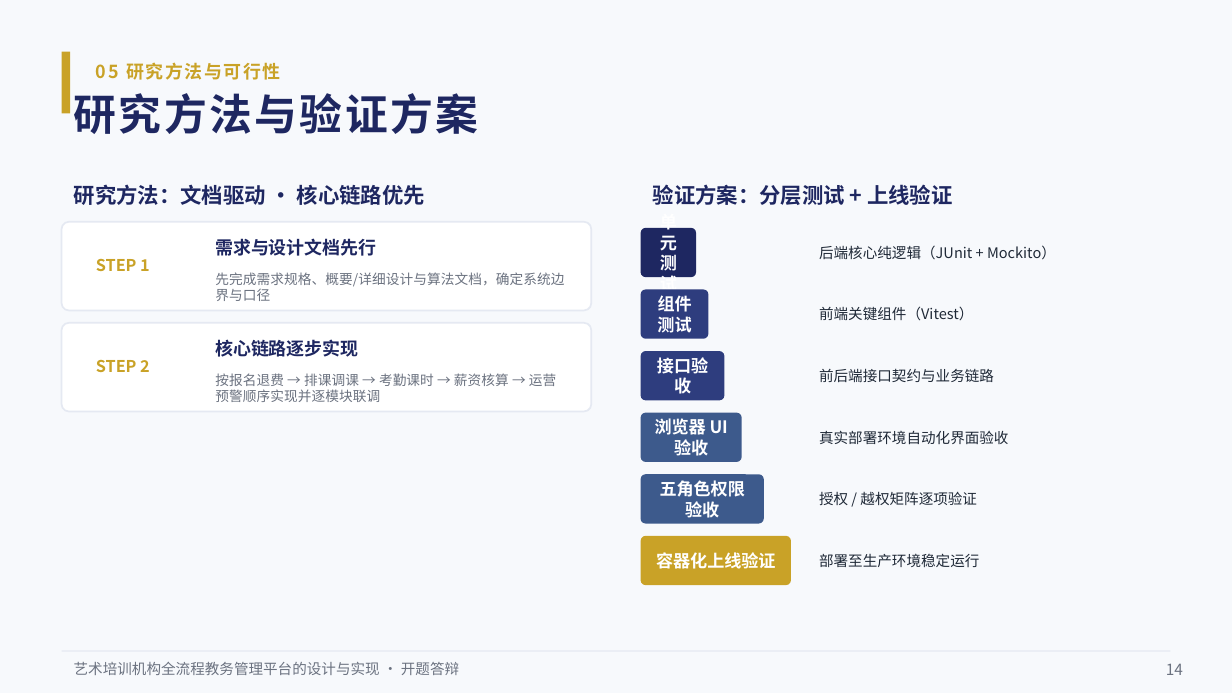
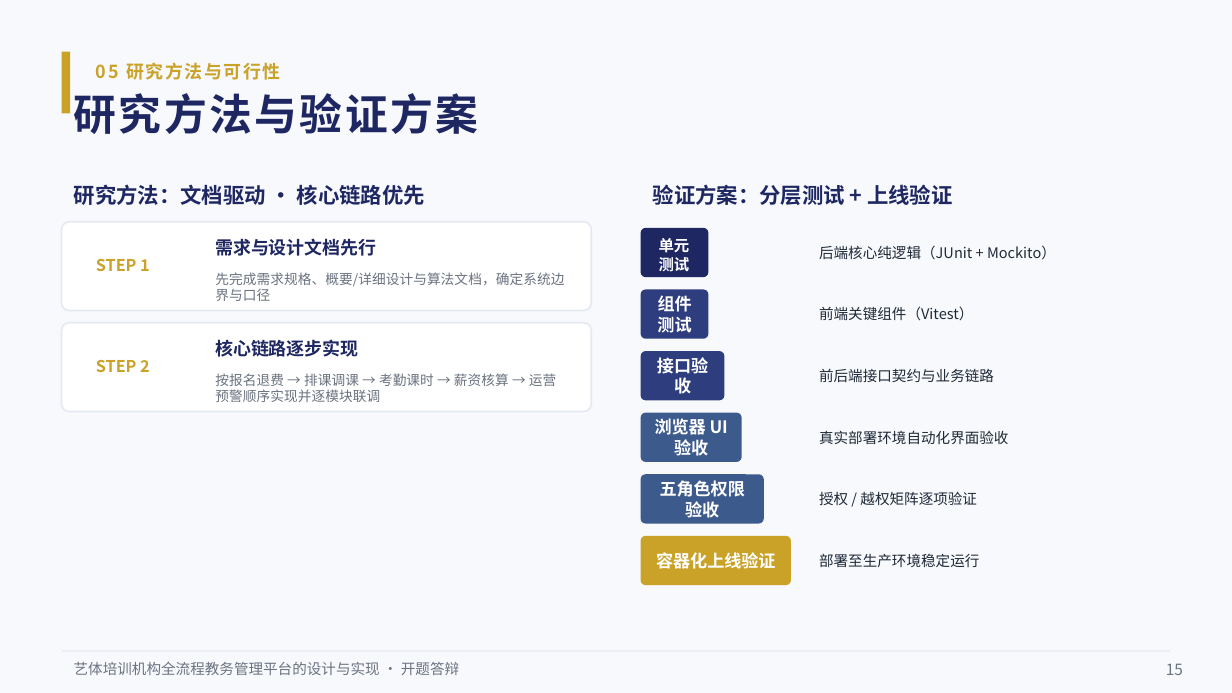
Before and after one commit to BYNekoNay/educational-administration, a slide deck: slide 15 of docs/defence/艺培通开题答辩.pptx (slide 14 before the commit). Drawn at 1232x693 pixels with LibreOffice and Linux fonts; fonts in the diff are those of the drawing. Boxes give left, top, right and bottom in pixels: in the first picture for what was removed or moved away, otherwise in the second. Text is boxed around its words. In the diff, an @@ line names an element or a change of style, - is before the commit and + after.

Commit message:
docs: 毕设文档更新——开题报告按新任务书（艺体）重写、新增文献综述与文献库、答辩材料同步

```diff
--- a/docs/defence/艺培通开题答辩.pptx
+++ b/docs/defence/艺培通开题答辩.pptx
@@ text "单元测试" at (659, 238, 690, 272): size 10 to 9 pt @@
@@ rounded rectangle: place and size @@
-rounded rectangle at (641, 228, 696, 277)
+rounded rectangle at (641, 228, 708, 277)
@@ text at (74, 662, 459, 675): text changed @@
-艺术培训机构全流程教务管理平台的设计与实现 · 开题答辩
+艺体培训机构全流程教务管理平台的设计与实现 · 开题答辩
@@ text at (1166, 663, 1183, 675): text changed @@
-14
+15
```
Also in this commit, not shown: 16 other slides changed, 1 slide added, 46 other files.
